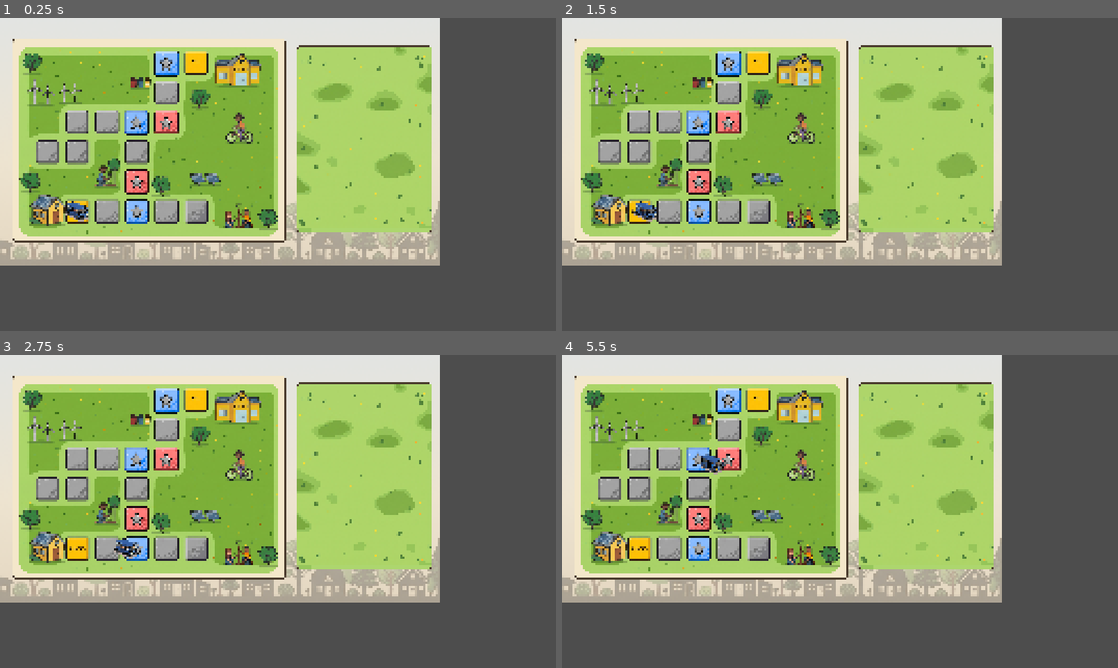
Above: before the commit, frames 1-4 (two rows, left to right).
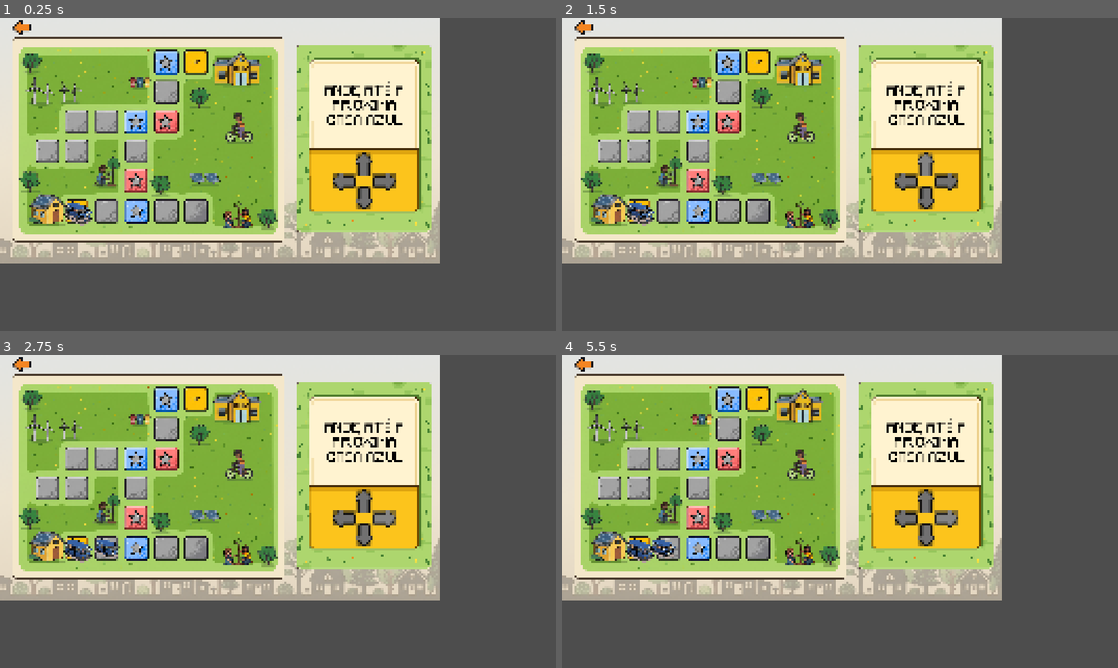
Above: after the commit, the same moments.

Repository: Matthh-hmv/logica-verde
Game: Godot game, scene res://cenas/fase 2/onibusAndando.tscn
Same seed, same stepped clock (60 frames per second), same inputs: the game is played once before the commit and once after it. The project has no main scene, so this scene is started directly.
Inputs (mouse positions are in pixels of both pictures, inside the frame that each line leads up to):
- Up to frame 1 (0.25 s): no input
- Up to frame 2 (1.5 s): click (928, 196) at 0.52 s; click (928, 165) at 1.27 s
- Up to frame 3 (2.75 s): click (383, 517) at 2.02 s
- Up to frame 4 (5.5 s): click (906, 517) at 2.77 s; click (928, 533) at 3.52 s; click (928, 502) at 4.27 s; click (945, 517) at 5.02 s

The runs differ from the first frame. In frame 1, 18% of the frame differs, in the area x 0-80%, y 0-80%; in frame 2, 18%; in frame 3, 18%; in frame 4, 18%.

Commit message:
andando no tabuleiro
botões para andar estão funcionando

Diff:
--- /dev/null
+++ b/cenas/fase 2/casa.gd
@@ -0,0 +1,15 @@
+class_name Casa
+extends Marker2D
+
+@export var cima: Casa
+@export var baixo: Casa
+@export var esquerda: Casa
+@export var direita: Casa
+@export var eh_escola := false
+
+func _ready() -> void:
+	# Basta ligar numa direção no Inspector; a volta é automática
+	if cima: cima.baixo = self
+	if baixo: baixo.cima = self
+	if esquerda: esquerda.direita = self
+	if direita: direita.esquerda = self
--- a/cenas/fase 2/fase2.gd
+++ /dev/null
@@ -1,19 +0,0 @@
-extends Node2D
-
-@onready var onibus : Sprite2D = $Onibus
-@export var caminho : Array[Node]
-var place : int = 0
-var numeroDeCasas : int
-
-func _ready() -> void:
-	numeroDeCasas = caminho.size()
-	print(numeroDeCasas)
-
-func _unhandled_input(event: InputEvent) -> void:
-	if Input.is_action_just_pressed("ui_click") and place <= (numeroDeCasas - 1):
-		var tween = create_tween()
-		tween.tween_property(onibus, "position", caminho[place].position, 1)
-		place += 1
-
-	elif place >= numeroDeCasas:
-		print("fora do caminho")
--- a/cenas/fase 2/onibusAndando.tscn
+++ b/cenas/fase 2/onibusAndando.tscn
@@ -1,58 +1,145 @@
 [gd_scene format=3 uid="uid://c4t1k47335bv3"]
 
-[ext_resource type="Script" uid="uid://mfg4e3yhd2xq" path="res://cenas/fase 2/fase2.gd" id="1_by1qn"]
-[ext_resource type="Texture2D" uid="uid://chaeu7ermdj14" path="res://Assets/Fundos e telas/Fase 2.png" id="2_8pw2g"]
+[ext_resource type="Texture2D" uid="uid://dneuhjkxdw4to" path="res://Assets/Fundos e telas/Fase 2.1 - direções.png" id="2_by1qn"]
+[ext_resource type="Script" uid="uid://bajuky2baeh8b" path="res://cenas/fase 2/casa.gd" id="3_by1qn"]
 [ext_resource type="Texture2D" uid="uid://blif2dpwmvoe8" path="res://Assets/Objetos/onibus.png" id="3_j76v4"]
+[ext_resource type="Script" uid="uid://4q58aswpcc54" path="res://cenas/fase 2/tabuleiro.gd" id="4_8pw2g"]
 
-[node name="OnibusAndando" type="Node2D" unique_id=1645025465 node_paths=PackedStringArray("caminho")]
-script = ExtResource("1_by1qn")
-caminho = [NodePath("posicao0"), NodePath("posicao1"), NodePath("posicaoA1"), NodePath("posicaoV1"), NodePath("posicao4"), NodePath("posicaoA2"), NodePath("posicaoV2"), NodePath("posicao7"), NodePath("posicaoA3"), NodePath("posicao9")]
+[node name="OnibusAndando" type="Node2D" unique_id=1645025465 node_paths=PackedStringArray("casa_inicial")]
+script = ExtResource("4_8pw2g")
+casa_inicial = NodePath("tabuleiro/posicao0")
 
-[node name="Fase2" type="Sprite2D" parent="." unique_id=485120703]
-position = Vector2(962, 539)
-texture = ExtResource("2_8pw2g")
+[node name="Fase2_1Direções" type="Sprite2D" parent="." unique_id=2039007095]
+position = Vector2(960, 536)
+texture = ExtResource("2_by1qn")
 
-[node name="posicao0" type="Marker2D" parent="." unique_id=1919915544]
+[node name="Onibus" type="Sprite2D" parent="." unique_id=1225309113]
+position = Vector2(352, 864.00006)
+scale = Vector2(0.32421875, 0.32421875)
+texture = ExtResource("3_j76v4")
+
+[node name="BotaoBaixo" type="Button" parent="." unique_id=2040125978]
+offset_left = 1560.0
+offset_top = 736.0
+offset_right = 1624.0
+offset_bottom = 832.0
+
+[node name="BotaoCima" type="Button" parent="." unique_id=2078446928]
+offset_left = 1560.0
+offset_top = 592.0
+offset_right = 1624.0
+offset_bottom = 688.0
+
+[node name="BotaoDireita" type="Button" parent="." unique_id=1094878442]
+offset_left = 1632.0
+offset_top = 680.0
+offset_right = 1728.0
+offset_bottom = 744.0
+
+[node name="BotaoEsquerda" type="Button" parent="." unique_id=990370676]
+offset_left = 1456.0
+offset_top = 680.0
+offset_right = 1552.0
+offset_bottom = 744.0
+
+[node name="tabuleiro" type="Node2D" parent="." unique_id=1792527696]
+
+[node name="posicao0" type="Marker2D" parent="tabuleiro" unique_id=1387172763 node_paths=PackedStringArray("direita")]
 position = Vector2(339, 846)
 gizmo_extents = 49.0
+script = ExtResource("3_by1qn")
+direita = NodePath("../posicao1")
 
-[node name="posicao1" type="Marker2D" parent="." unique_id=901691661]
+[node name="posicao1" type="Marker2D" parent="tabuleiro" unique_id=199153869 node_paths=PackedStringArray("direita")]
 position = Vector2(469, 846)
 gizmo_extents = 49.0
+script = ExtResource("3_by1qn")
+direita = NodePath("../posicaoA1")
 
-[node name="posicaoA1" type="Marker2D" parent="." unique_id=1584079739]
+[node name="posicaoA1" type="Marker2D" parent="tabuleiro" unique_id=1444786276 node_paths=PackedStringArray("cima", "direita")]
 position = Vector2(599, 846)
 gizmo_extents = 49.0
+script = ExtResource("3_by1qn")
+cima = NodePath("../posicaoV1")
+direita = NodePath("../posicao10")
 
-[node name="posicaoV1" type="Marker2D" parent="." unique_id=2117135622]
-position = Vector2(598, 715)
+[node name="posicao10" type="Marker2D" parent="tabuleiro" unique_id=2034845414 node_paths=PackedStringArray("direita")]
+position = Vector2(720, 840)
 gizmo_extents = 49.0
+script = ExtResource("3_by1qn")
+direita = NodePath("../posicao11")
 
-[node name="posicao4" type="Marker2D" parent="." unique_id=963801944]
+[node name="posicao11" type="Marker2D" parent="tabuleiro" unique_id=910164122]
+position = Vector2(856, 840)
+gizmo_extents = 49.0
+script = ExtResource("3_by1qn")
+
+[node name="posicaoV1" type="Marker2D" parent="tabuleiro" unique_id=671059007 node_paths=PackedStringArray("cima")]
+position = Vector2(600, 712)
+gizmo_extents = 49.0
+script = ExtResource("3_by1qn")
+cima = NodePath("../posicao4")
+
+[node name="posicao4" type="Marker2D" parent="tabuleiro" unique_id=1370098870 node_paths=PackedStringArray("cima")]
 position = Vector2(599, 585)
 gizmo_extents = 49.0
+script = ExtResource("3_by1qn")
+cima = NodePath("../posicaoA2")
 
-[node name="posicaoA2" type="Marker2D" parent="." unique_id=1611226579]
-position = Vector2(596, 458)
+[node name="posicaoA2" type="Marker2D" parent="tabuleiro" unique_id=1537426391 node_paths=PackedStringArray("esquerda", "direita")]
+position = Vector2(600, 456)
 gizmo_extents = 49.0
+script = ExtResource("3_by1qn")
+esquerda = NodePath("../posicao12")
+direita = NodePath("../posicaoV2")
 
-[node name="posicaoV2" type="Marker2D" parent="." unique_id=1279967516]
+[node name="posicao12" type="Marker2D" parent="tabuleiro" unique_id=367237969 node_paths=PackedStringArray("esquerda")]
+position = Vector2(464, 456)
+gizmo_extents = 49.0
+script = ExtResource("3_by1qn")
+esquerda = NodePath("../posicao13")
+
+[node name="posicao13" type="Marker2D" parent="tabuleiro" unique_id=1616118621 node_paths=PackedStringArray("baixo")]
+position = Vector2(336, 448)
+gizmo_extents = 49.0
+script = ExtResource("3_by1qn")
+baixo = NodePath("../posicao14")
+
+[node name="posicao14" type="Marker2D" parent="tabuleiro" unique_id=55708724 node_paths=PackedStringArray("esquerda")]
+position = Vector2(336, 584)
+gizmo_extents = 49.0
+script = ExtResource("3_by1qn")
+esquerda = NodePath("../posicao15")
+
+[node name="posicao15" type="Marker2D" parent="tabuleiro" unique_id=1145194002]
+position = Vector2(208, 592)
+gizmo_extents = 49.0
+script = ExtResource("3_by1qn")
+
+[node name="posicaoV2" type="Marker2D" parent="tabuleiro" unique_id=1049962848 node_paths=PackedStringArray("cima")]
 position = Vector2(728, 456)
 gizmo_extents = 49.0
+script = ExtResource("3_by1qn")
+cima = NodePath("../posicao7")
 
-[node name="posicao7" type="Marker2D" parent="." unique_id=1611998842]
+[node name="posicao7" type="Marker2D" parent="tabuleiro" unique_id=1159692276 node_paths=PackedStringArray("cima")]
 position = Vector2(728, 327)
 gizmo_extents = 49.0
+script = ExtResource("3_by1qn")
+cima = NodePath("../posicaoA3")
 
-[node name="posicaoA3" type="Marker2D" parent="." unique_id=190556139]
+[node name="posicaoA3" type="Marker2D" parent="tabuleiro" unique_id=280955205 node_paths=PackedStringArray("direita")]
 position = Vector2(727, 198)
 gizmo_extents = 49.0
+script = ExtResource("3_by1qn")
+direita = NodePath("../posicao9")
 
-[node name="posicao9" type="Marker2D" parent="." unique_id=485659946]
+[node name="posicao9" type="Marker2D" parent="tabuleiro" unique_id=1245452159]
 position = Vector2(857, 195)
 gizmo_extents = 49.0
+script = ExtResource("3_by1qn")
 
-[node name="Onibus" type="Sprite2D" parent="." unique_id=1225309113]
-position = Vector2(339, 846.00006)
-scale = Vector2(0.32421875, 0.32421875)
-texture = ExtResource("3_j76v4")
+[connection signal="pressed" from="BotaoBaixo" to="." method="_on_botao_baixo_pressed"]
+[connection signal="pressed" from="BotaoCima" to="." method="_on_botao_cima_pressed"]
+[connection signal="pressed" from="BotaoDireita" to="." method="_on_botao_direita_pressed"]
+[connection signal="pressed" from="BotaoEsquerda" to="." method="_on_botao_esquerda_pressed"]
--- /dev/null
+++ b/cenas/fase 2/tabuleiro.gd
@@ -0,0 +1,53 @@
+extends Node2D
+
+@onready var onibus: Sprite2D = $Onibus
+@export var casa_inicial: Casa
+
+var atual: Casa
+var movendo := false
+
+func _ready() -> void:
+	atual = casa_inicial
+	onibus.global_position = atual.global_position
+
+func _mover(direcao: String) -> void:
+	print("direção: ", direcao, " | casa atual: ", atual.name, " | destino: ", atual.get(direcao))
+	if movendo:
+		return
+	var destino: Casa = atual.get(direcao)
+	if destino == null:
+		_bloqueado()
+		return
+	movendo = true
+	var tween := create_tween()
+	tween.tween_property(onibus, "global_position", destino.global_position, 0.5)
+	await tween.finished
+	atual = destino
+	movendo = false
+	_chegou(atual)
+
+func _bloqueado() -> void:
+	# pequeno "tremidinha" para indicar que não há caminho
+	var pos := onibus.position
+	var tween := create_tween()
+	tween.tween_property(onibus, "position:x", pos.x + 6, 0.05)
+	tween.tween_property(onibus, "position:x", pos.x - 6, 0.05)
+	tween.tween_property(onibus, "position:x", pos.x, 0.05)
+
+func _chegou(casa: Casa) -> void:
+	if casa.eh_escola:
+		print("Chegou na escola!")
+	# aqui você pode abrir o popup de desafio de matemática
+
+
+func _on_botao_cima_pressed() -> void:
+	_mover("cima")
+
+func _on_botao_baixo_pressed() -> void:
+	_mover("baixo")
+
+func _on_botao_direita_pressed() -> void:
+	_mover("direita")
+
+func _on_botao_esquerda_pressed() -> void:
+	_mover("esquerda")
Binary file added: Assets/Fundos e telas/Fase 2.1 - direções.png
Not shown, added: Assets/Fundos e telas/Fase 2.1 - direções.png.import
Not shown, added: cenas/fase 2/casa.gd.uid
Not shown, removed: cenas/fase 2/fase2.gd.uid
Not shown, added: cenas/fase 2/tabuleiro.gd.uid
